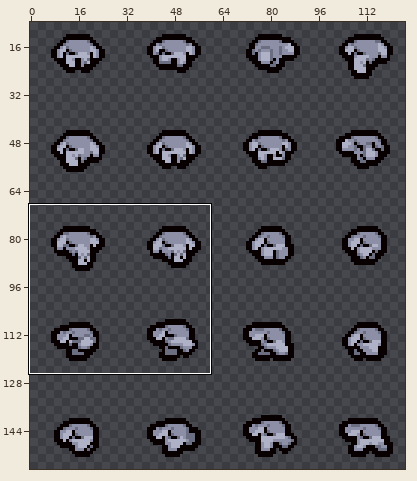
Sprite sheet, stored at resources/gfx/monsters/bloodmind_body.png. Above, an overview of the earlier version with the close-up marked.
Close-up. First the earlier version:
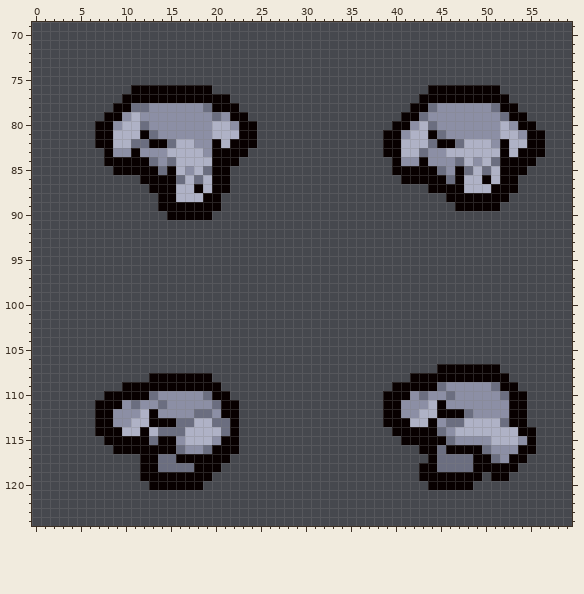
The file is 128x160 pixels. Shown: x 0..59, y 69..124. The old version is drawn lined up with the new one, on the new canvas. The wide view leaves out empty margins. The commit also changed other parts of the picture, which this record leaves out.
After:
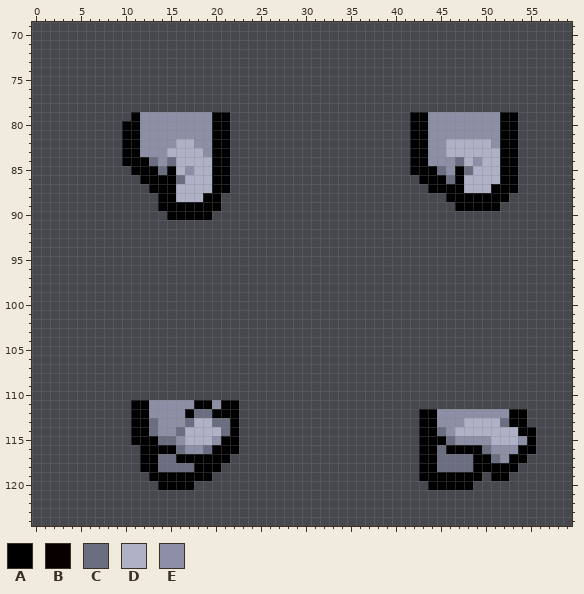
Palette (. is transparent): A #000000  B #080000  C #6b6e80  D #afb2c6  E #8c8fa5
From old to new:
canvas 128x160 -> 129x169
@@ x 0..59 @@
  75 ............................................................
- 76 ...........BBBBBBBBB........................BBBBBBBB........
- 77 ..........BBBBBBBBBBBB.....................BBBBBBBBBB.......
- 78 .........BBCCEEEEEECBBB...................BBCEEEEEECBB......
- 79 ........BBEDEEEEEEEECEBB.................BBCEEEEEEEECBB.....
- 80 .......BBEDDCEEEEEEEDDEBB...............BBEDCEEEEEEEDEBB....
- 81 .......BBDDDBCEEEEEEDDDBB..............BBEDDBCEEEEEEDDEBB...
- 82 .......BBDDCCBBCDDEEBDBBB..............BBDDDCBBCDDDEBDDBB...
- 83 ........BEEBEEEDDDDEBBBB...............BBDDCEEDDDDDDBDBBB...
- 84 ........BBBBBCECDDDDBBB.................BEEBEEECDEDCBBBB....
- 85 .........BBBBBCBDEDCBB..................BBBBBCEBCDCDBBB.....
- 86 ............BBBBCDCDBB...................BBBBBCBDDBDBB......
- 87 .............BBBDDBDBB......................BBBBDDDBBB......
- 88 ..............BBDDDBB.........................BBBBBBB.......
- 89 ..............BBBBBBB..........................BBBBB........
- 90 ...............BBBBB........................................
+ 76 ............................................................
+ 77 ............................................................
+ 78 ............................................................
+ 79 ...........AEEEEEEEEAA....................AAEEEEEEEEAA......
+ 80 ..........AAEEEEEEEEAA....................AAEEEEEEEEAA......
+ 81 ..........AAEEEEEEEEAA....................AAEEEEEEEEAA......
+ 82 ..........AAEEEEDDEEAA....................AAEEDDDDDEAA......
+ 83 ..........AAEEEDDDDEAA....................AAEEDDDDDDAA......
+ 84 ..........AAACECDDDDAA....................AAEEECDEDDAA......
+ 85 ...........AAACADEDDAA....................AAACEACDDDAA......
+ 86 ............AAAACDDDAA.....................AAACADDDDAA......
+ 87 .............AAADDDDAA......................AAAADDDAAA......
+ 88 ..............AADDDAA.........................AAAAAAA.......
+ 89 ..............AAAAAAA..........................AAAAA........
+ 90 ...............AAAAA........................................
  91 ............................................................
@@ x 0..59 @@
 106 ............................................................
-107 .............................................BBBBBBB........
-108 .............BBBBBBB......................BBBBBBBBBBB.......
-109 ..........BBBBBBBBBBB...................BBBBBCEEEEECBB......
-110 ........BBBBBCEEEEECBB.................BBBECEECEEEEECBB.....
-111 .......BBBECEECEEEEECBB................BBEEEDBEEEEEEEBB.....
-112 .......BBEEEDBEEEECCEBB................BBEEDDBBBCEEEEBB.....
-113 .......BBEEDDBBBCCDDCCB................BBBDDBECCDDDDCBB.....
-114 .......BBBDDBDCCCDDDDCB.................BBBBBCEDDDDDDDBB....
-115 ........BBBBBCBBEDDDEBB..................BBBBBCEEEEDDDEB....
-116 .........BBBBBBBCEECBBB....................BBCBBBBCEEEBB....
-117 ............BBCCBBBBBB......................BCCCCBBCEBB.....
-118 ............BBCCCCBBB......................BBCCCCBBBBB......
-119 ............BBBBBBBB.......................BBBBBBB.BB.......
-120 .............BBBBBB.........................BBBBB...........
+107 ............................................................
+108 ............................................................
+109 ............................................................
+110 ............................................................
+111 ...........AAEEEEEAAEAA.....................................
+112 ...........AAEEEEACCAAA....................AAEEEEEEEEAA.....
+113 ...........AACEEECDDCCA....................AAEEEDDDDCAA.....
+114 ...........AACEECDDDDCA....................AACEDDDDDDDAA....
+115 ...........AAACCEDDDEAA....................AAACEEEEDDDEA....
+116 ............AAAACEECAAA....................AACAAAACEEEAA....
+117 ............AACCAAAAAA.....................AACCCCAACEAA.....
+118 ............AACCCCAAA......................AACCCCAAAAA......
+119 .............AAAAAAA.......................AAAAAAA.AA.......
+120 ..............AAAA..........................AAAAA...........
 121 ............................................................
Pixel boxes of the changes (left, top, right, bottom) in both close-ups:
changed: (95, 85, 257, 220)
changed: (383, 85, 545, 211)
changed: (383, 364, 536, 490)
changed: (95, 373, 239, 490)
